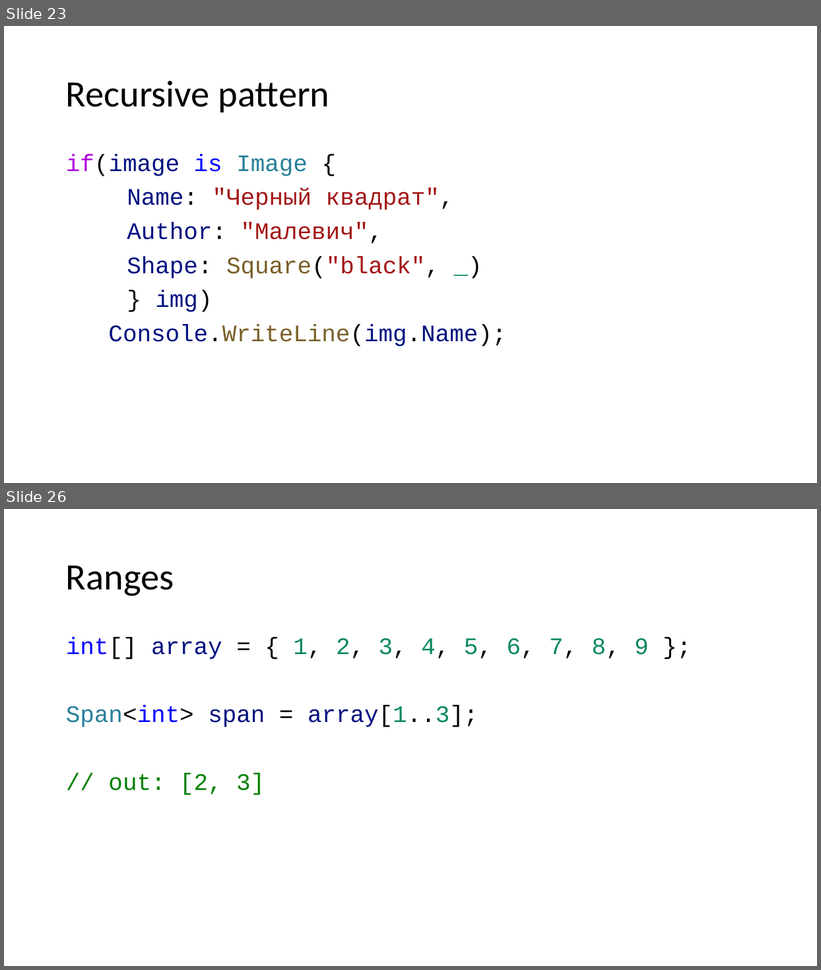
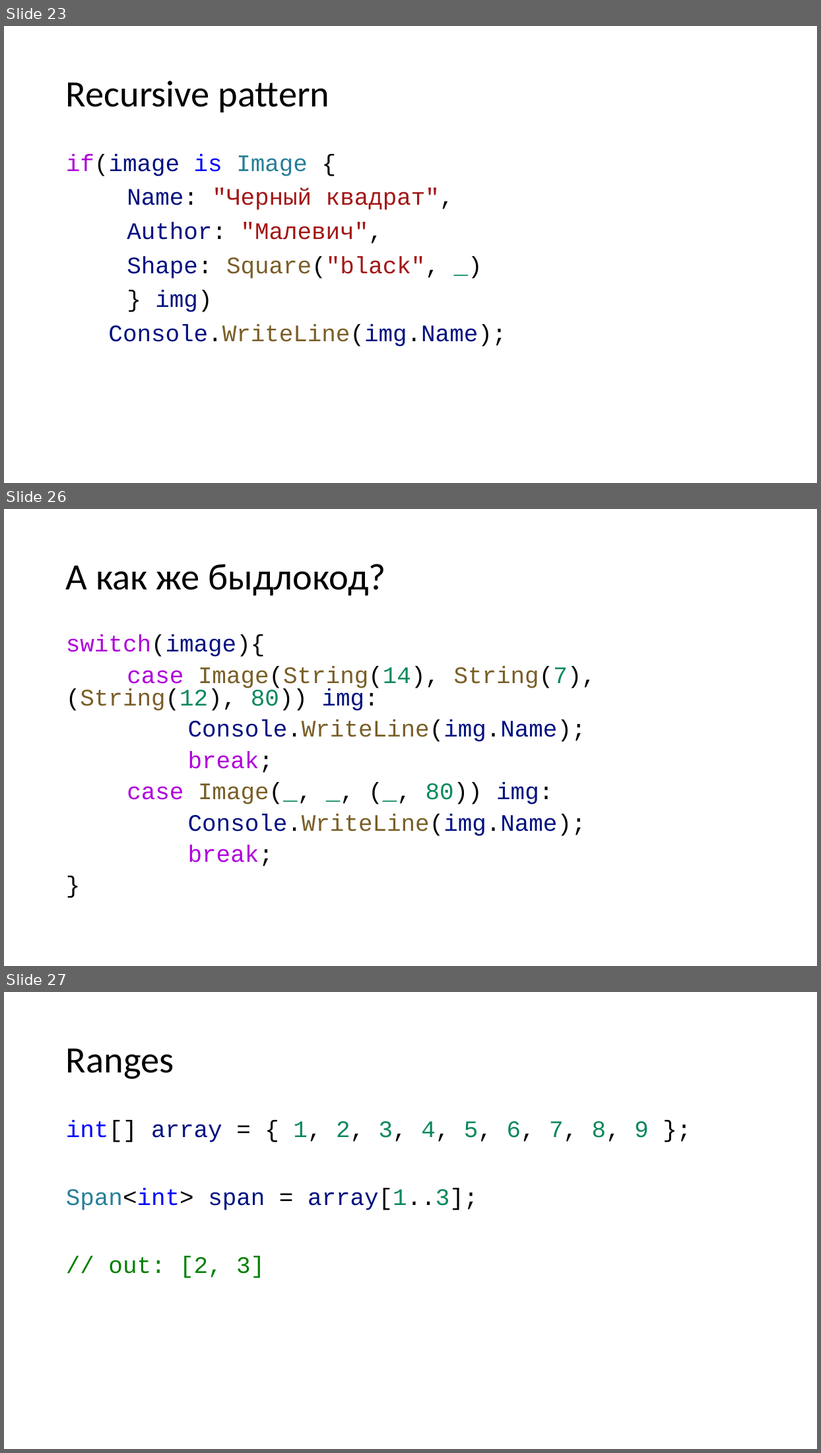
Before and after one commit to kugushev/presentations, a slide deck: Presentation.pptx. Shown one above the other, each under a label of ours: slides 23 and 26 before the commit, slides 23, 26 and 27 after it; the slides between them are not shown. The pictures are 821x970 and 821x1453 pixels, drawn with LibreOffice and Linux fonts; fonts in the diff are those of the drawing. Boxes give left, top, right and bottom in pixels: in the first picture for what was removed or moved away, otherwise in the second. Text is boxed around its words. In the diff, an @@ line names an element or a change of style, - is before the commit and + after.

```diff
--- a/Presentation.pptx
+++ b/Presentation.pptx
@@ slide 26 added at [4,509,817,966], background #FFFFFF @@
@@ title added at [66,564,386,596], 44 pt, text #000000 @@
+А как же быдлокод?
@@ text added at [66,635,596,867], 28 pt, text #795E26 @@
+switch(image){
+case Image(String(14), String(7), (String(12), 80)) img:
+Console.WriteLine(img.Name);
+break;
+case Image(_, _, (_, 80)) img:
+Console.WriteLine(img.Name);
+break;
+}
@@ what was slide 26 is now slide 27 @@
```
Also in this commit, not shown: 8 slides changed, 4 other slides added, 1 slide removed, 3 other files.
